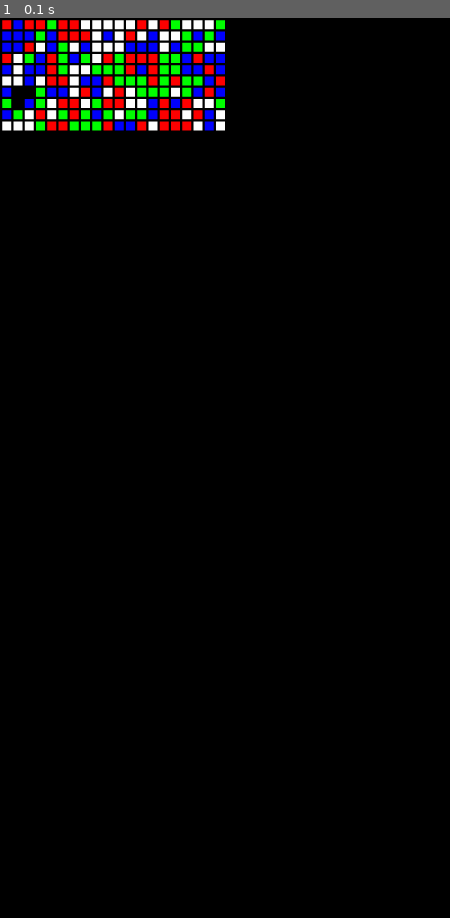
Above: before the commit, frame 1.
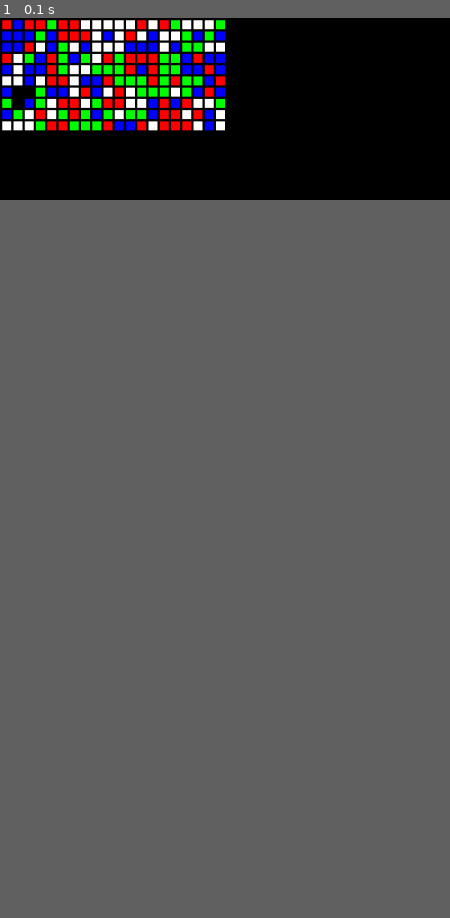
Above: after the commit, the same moment.

Repository: bab178/PythonFiles
Game: pygame game, started from SplashColorPygame.py
The game is run twice, just before and just after one commit, with the same random seed, the same clock (stepped at 60 frames per second) and the same inputs. The source is Python 2; it was converted automatically to run under Python 3.
Inputs:
- Up to frame 1 (0.1 s): type "1 (at the terminal prompt)" at 0 s; type "1 (at the terminal prompt)" at 0 s; type "1 (at the terminal prompt)" at 0 s; type "1 (at the terminal prompt)" at 0 s; type "1 (at the terminal prompt)" at 0 s
The window is 450x900 before the commit and 450x182 after it. Grey fills any space a smaller window leaves; there, only what the larger window draws over its background counts as a difference.

The runs differ from the first frame. In frame 1, 0.3% of the frame differs, in the area x 0-50%, y 7-13%.

Commit message:
Add PyGame

Diff:
--- a/SplashColorPygame.py
+++ b/SplashColorPygame.py
@@ -344,7 +344,7 @@
 grid = colorSplash()
 
 # Set the HEIGHT and WIDTH of the screen
-WINDOW_SIZE = [grid.ROWS * (grid.WIDTH * grid.MARGIN), grid.COLS * (grid.HEIGHT * grid.MARGIN)]
+WINDOW_SIZE = [grid.ROWS * grid.WIDTH * grid.MARGIN, grid.COLS * grid.HEIGHT + grid.MARGIN]
 screen = pygame.display.set_mode(WINDOW_SIZE)
 
 # Set title of screen
@@ -372,12 +372,14 @@
 	# Set the screen background
 	print grid.colors["BLACK"]
 	screen.fill((0,0,0))
+	virus = grid.prompt()
 	grid.showGrid(grid.colorGrid)
+	pygame.display.update()
 	# Limit to 60 frames per second
-	clock.tick(60)
+	#clock.tick(60)
 	# Go ahead and update the screen with what we've drawn.
-	pygame.display.flip()
-	virus = grid.prompt()
+	#pygame.display.flip()
+
 # Be IDLE friendly. If you forget this line, the program will 'hang'
 # on exit.
 pygame.quit()
